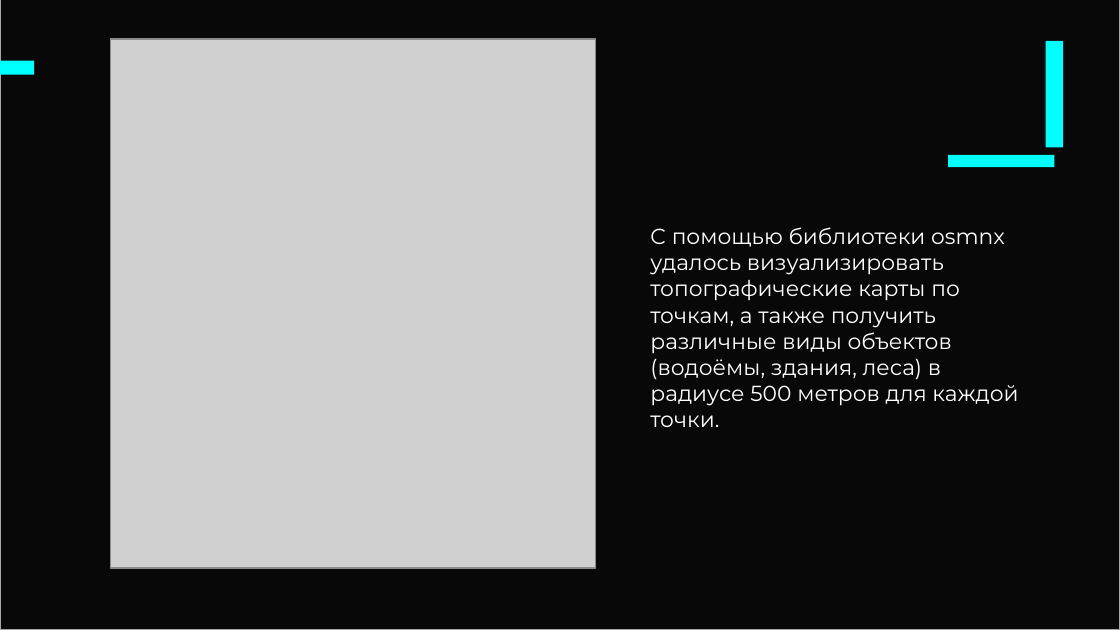
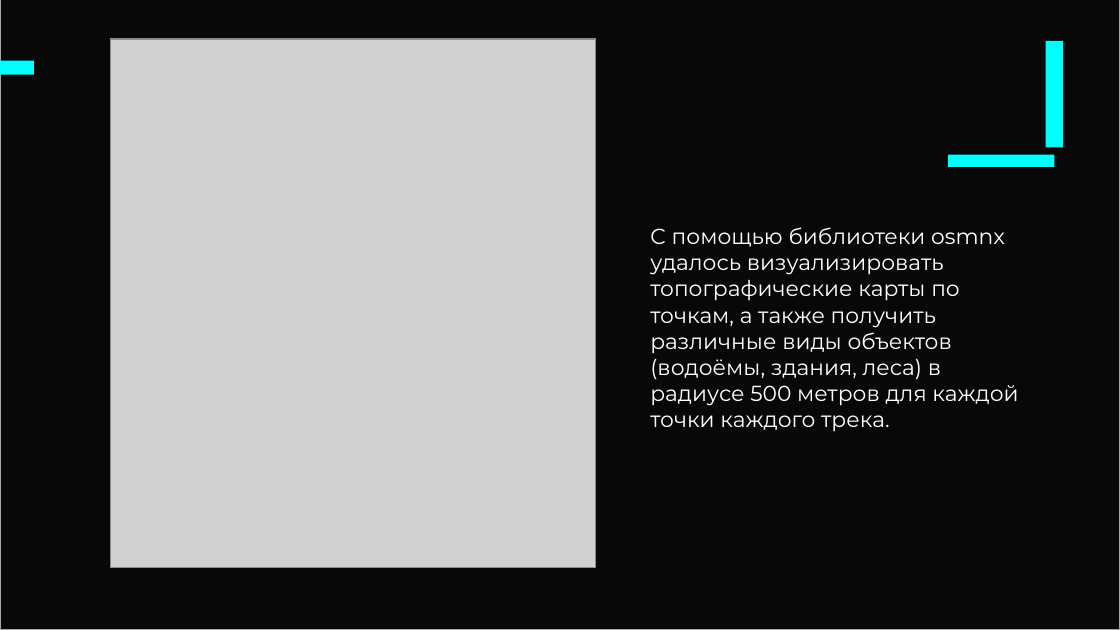
Before and after one commit to Krashper/ML_Competitions, a slide deck: slide 4 of Routes_optimization/Презентация Чемпионат.pptx. Drawn at 1120x630 pixels with LibreOffice and Linux fonts; fonts in the diff are those of the drawing; grey boxes stand for pictures. Boxes give left, top, right and bottom in pixels: in the first picture for what was removed or moved away, otherwise in the second. Text is boxed around its words. In the diff, an @@ line names an element or a change of style, - is before the commit and + after.

```diff
--- a/Routes_optimization/Презентация Чемпионат.pptx
+++ b/Routes_optimization/Презентация Чемпионат.pptx
@@ text at [650,227,1018,432]: text changed @@
-C помощью библиотеки osmnx удалось визуализировать топографические карты по точкам, а также получить различные виды объектов (водоёмы, здания, леса) в радиусе 500 метров для каждой точки.
+C помощью библиотеки osmnx удалось визуализировать топографические карты по точкам, а также получить различные виды объектов (водоёмы, здания, леса) в радиусе 500 метров для каждой точки каждого трека.
```
Also in this commit, not shown: 2 other slides changed.
